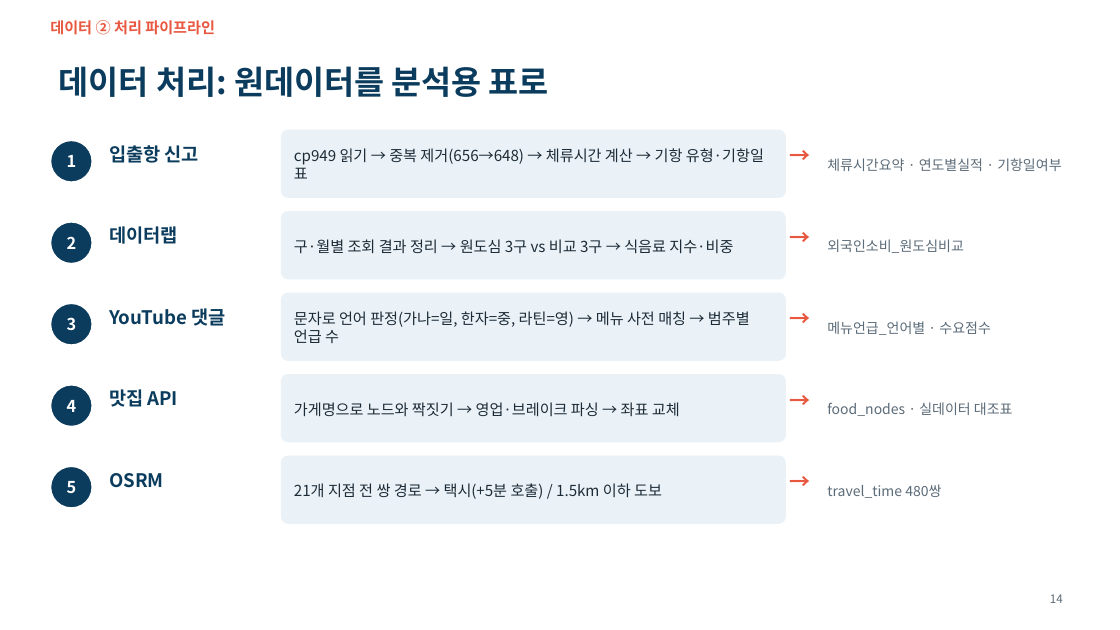
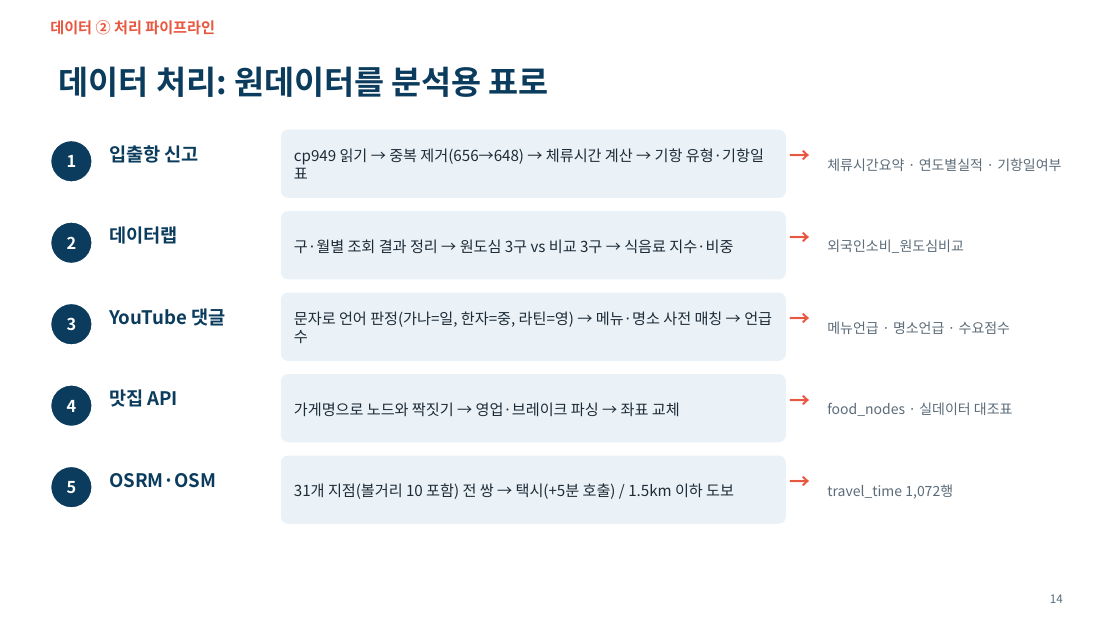
Before and after one commit to ddayoung03/busan-cruise-unpassing, a slide deck: slide 14 of 05_문서/3주차_발표자료.pptx. Drawn at 1120x630 pixels with LibreOffice and Linux fonts; fonts in the diff are those of the drawing. Boxes give left, top, right and bottom in pixels: in the first picture for what was removed or moved away, otherwise in the second. Text is boxed around its words. In the diff, an @@ line names an element or a change of style, - is before the commit and + after.

```diff
--- a/05_문서/3주차_발표자료.pptx
+++ b/05_문서/3주차_발표자료.pptx
@@ text at box(294, 311, 772, 343): text changed @@
-문자로 언어 판정(가나=일, 한자=중, 라틴=영) → 메뉴 사전 매칭 → 범주별 언급 수
+문자로 언어 판정(가나=일, 한자=중, 라틴=영) → 메뉴·명소 사전 매칭 → 언급 수
@@ text at box(827, 321, 1010, 334): text changed @@
-메뉴언급_언어별 · 수요점수
+메뉴언급 · 명소언급 · 수요점수
@@ text at box(109, 473, 216, 488): text changed @@
-OSRM
+OSRM·OSM
@@ text at box(294, 483, 734, 499): text changed @@
-21개 지점 전 쌍 경로 → 택시(+5분 호출) / 1.5km 이하 도보
+31개 지점(볼거리 10 포함) 전 쌍 → 택시(+5분 호출) / 1.5km 이하 도보
@@ text at box(827, 484, 953, 499): text changed @@
-travel_time 480쌍
+travel_time 1,072행
```
Also in this commit, not shown: 21 other slides changed, 5 slides added, 19 other files.
